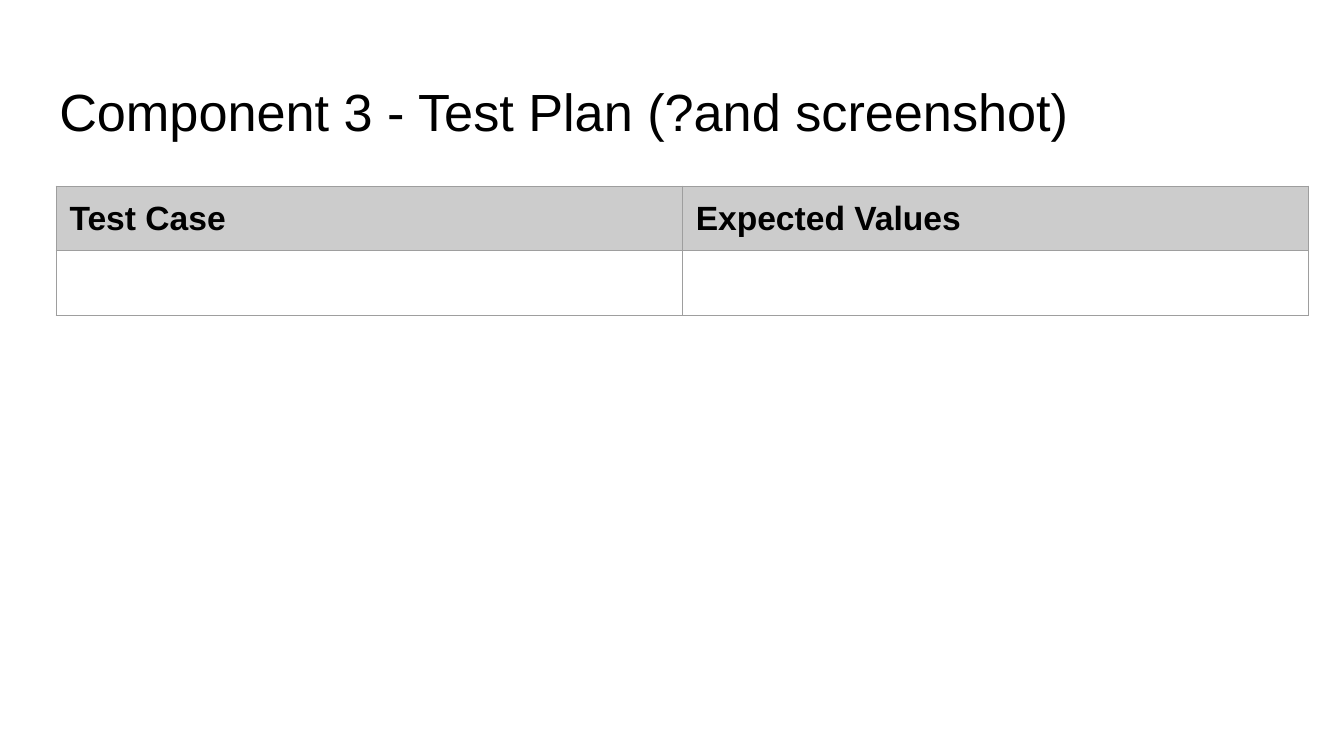
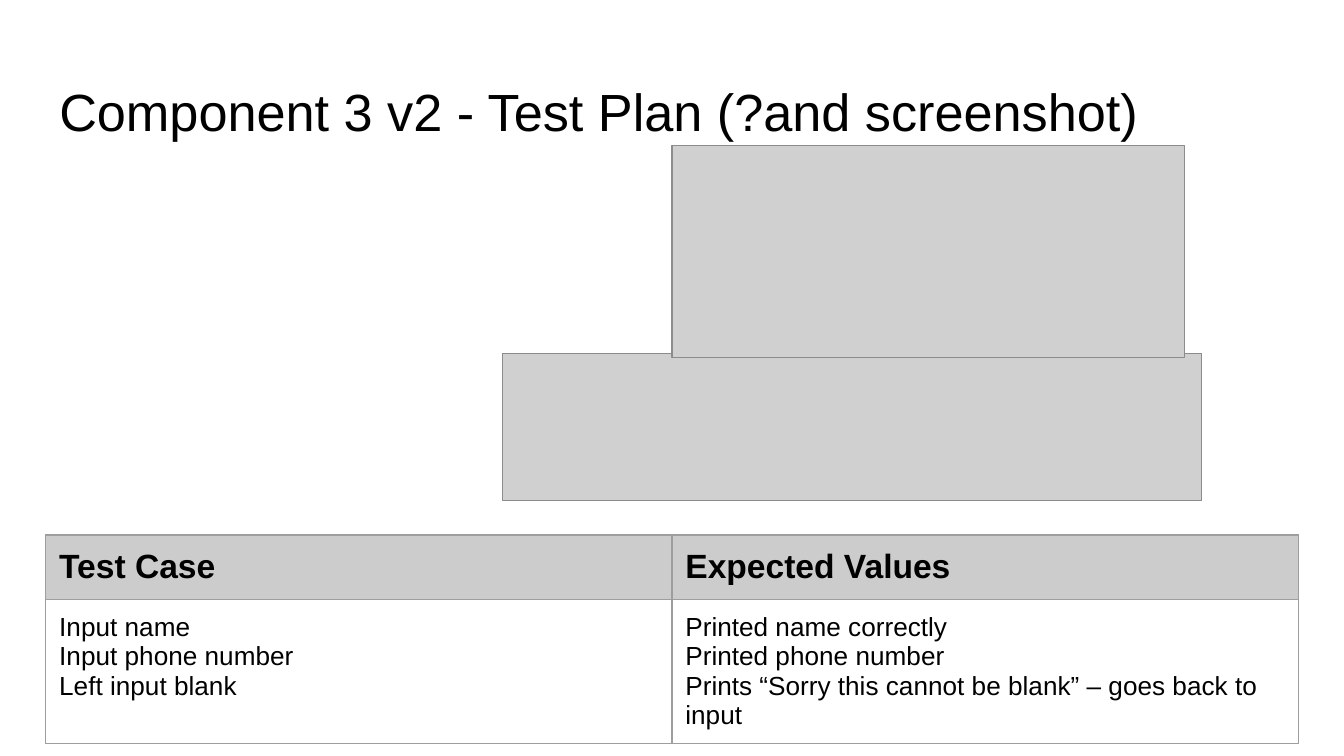
Before and after one commit to James-Wilde/Pizza_Bot, a slide deck: slide 17 of 022_91893+_+91897+Documentation.pptx (slide 16 before the commit). Drawn at 1344x756 pixels with LibreOffice and Linux fonts; fonts in the diff are those of the drawing; grey boxes stand for pictures. Boxes give left, top, right and bottom in pixels: in the first picture for what was removed or moved away, otherwise in the second. Text is boxed around its words. In the diff, an @@ line names an element or a change of style, - is before the commit and + after.

Commit message:
Added "Not blank"
added validation so that entry cannot be blank

```diff
--- a/022_91893+_+91897+Documentation.pptx
+++ b/022_91893+_+91897+Documentation.pptx
@@ title at [59, 93, 1138, 141]: text changed @@
-Component 3 - Test Plan (?and screenshot)
+Component 3 v2 - Test Plan (?and screenshot)
@@ picture added at [672, 145, 1184, 358] @@
@@ picture added at [503, 353, 1202, 500] @@
@@ table at [46, 535, 1298, 754] @@
-row 2, column 1: 
+row 2, column 1: Input name / Input phone number / Left input blank
-row 2, column 2: 
+row 2, column 2: Printed name correctly / Printed phone number / Prints “Sorry this cannot be blank” – goes back to input
@@ table: place and size @@
-table at [56, 187, 1309, 321]
+table at [46, 535, 1298, 754]
```
Also in this commit, not shown: 1 other slide changed, 1 slide added.
